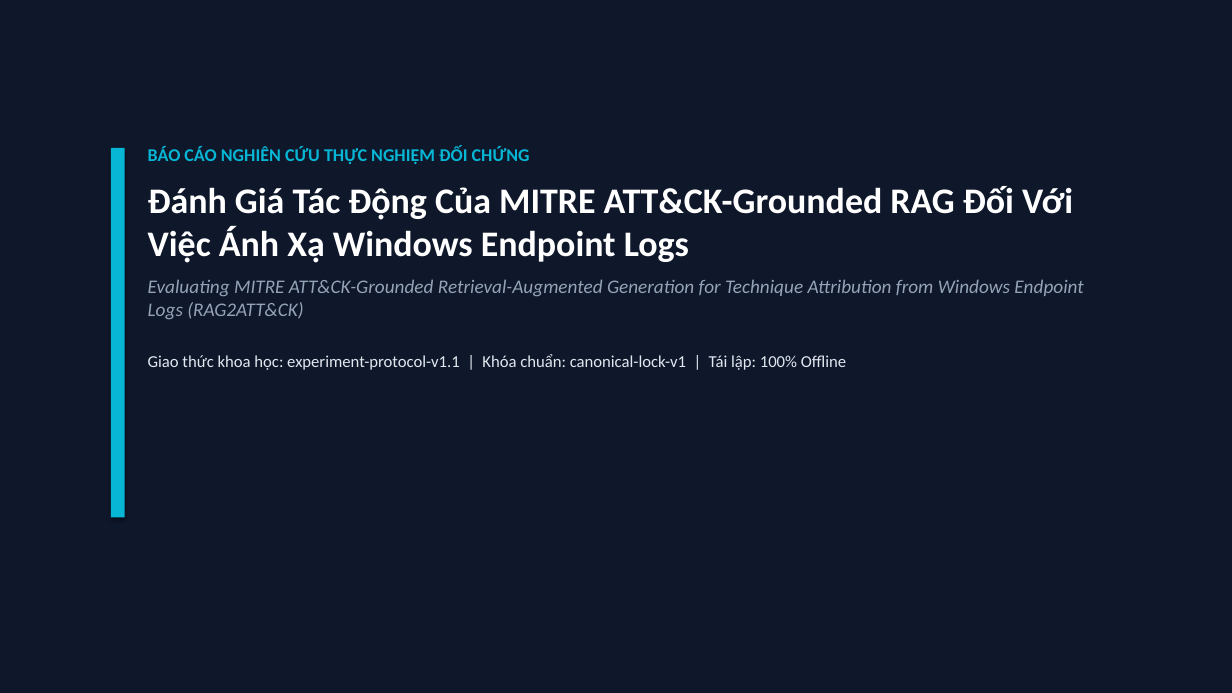
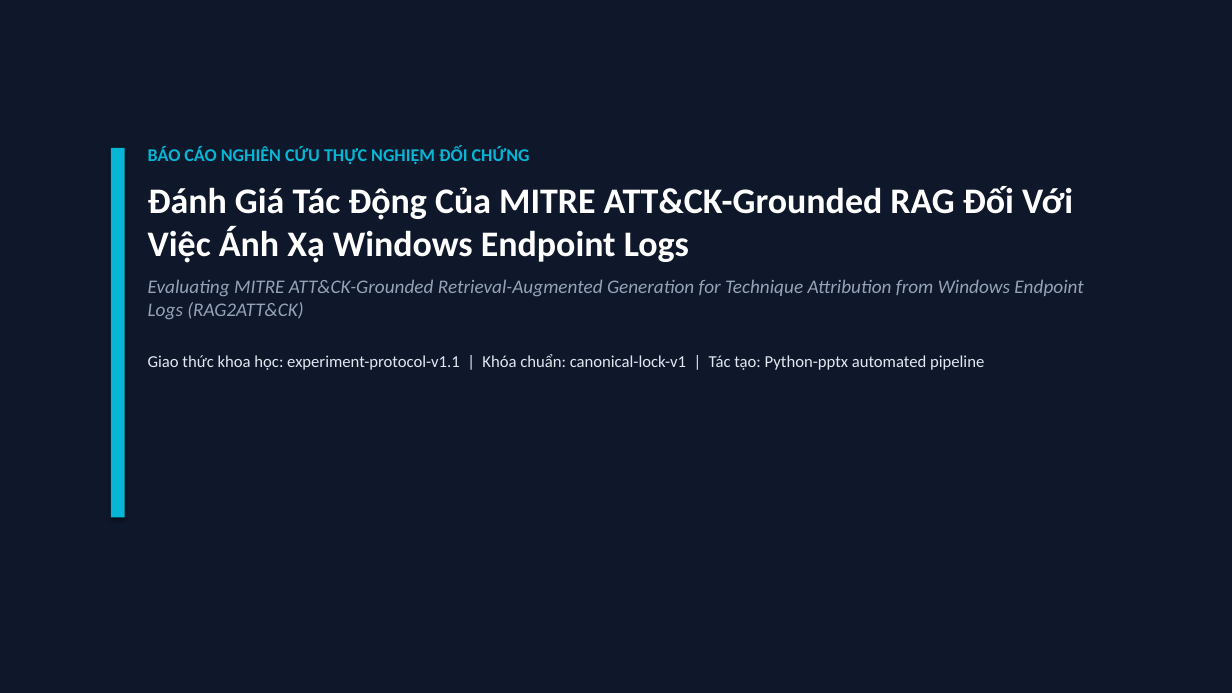
Before and after one commit to habachcp6/RAG2ATTCK, a slide deck: slide 1 of docs/presentation/slides.pptx. Drawn at 1232x693 pixels with LibreOffice and Linux fonts; fonts in the diff are those of the drawing. Boxes give left, top, right and bottom in pixels: in the first picture for what was removed or moved away, otherwise in the second. Text is boxed around its words. In the diff, an @@ line names an element or a change of style, - is before the commit and + after.

Commit message:
fix(presentation): implement CD_FACTUAL_R2 adjustments for cost terminology, guard scope, and protocol labels

```diff
--- a/docs/presentation/slides.pptx
+++ b/docs/presentation/slides.pptx
@@ text at box(148, 354, 984, 370): text changed @@
-Giao thức khoa học: experiment-protocol-v1.1 | Khóa chuẩn: canonical-lock-v1 | Tái lập: 100% Offline
+Giao thức khoa học: experiment-protocol-v1.1 | Khóa chuẩn: canonical-lock-v1 | Tác tạo: Python-pptx automated pipeline
```
Also in this commit, not shown: 8 other slides changed, 7 other files.
